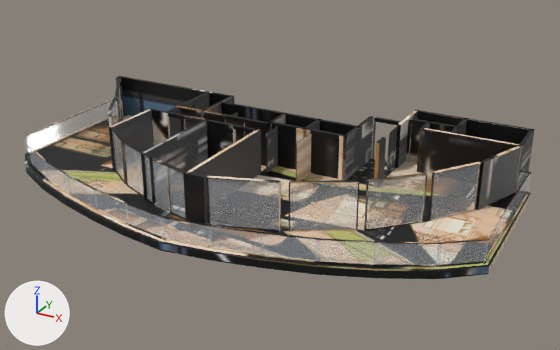
One commit to the glTF model _bake/glb/gol-14/model.glb: the scene before it, then after it.
The view is the same before and after, from a 50 mm lens placed at (17.51, -29.29, 15.14), pointed at (1.24, 0.3, 0.35). Lighting does not change. The marker at lower left points along +X, +Y and +Z. The first picture is the older version. Where no turn or scale is listed for an object, it has been applied to the vertices. Vertices at exactly the same position are counted once.
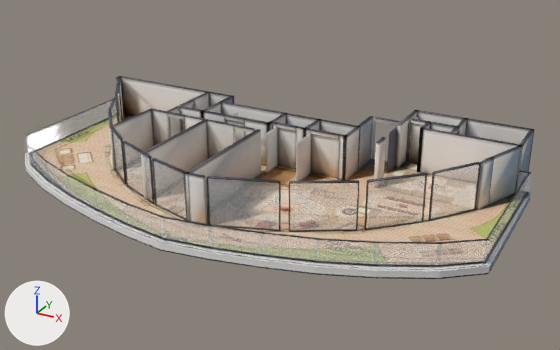
Changed parts and their boxes (x1, y1, x2, y2) in the pictures (560 x 350 px):
'Mesh_0', surface changed, reshaped
    both: (25, 76, 534, 279)
part 1 of me_mesh_0, deleted
    before: (167, 167, 171, 213)
part 2 of me_mesh_0, reshaped
    before: (167, 166, 187, 220)
    after: (152, 160, 187, 220)
part 3 of me_mesh_0, surface changed
    both: (25, 76, 534, 279)

Patch to the scene script:
```diff
--- a/_bake/glb/gol-14/model.glb.py
+++ b/_bake/glb/gol-14/model.glb.py
@@ mat_baked @@
 n3 = _N.new('ShaderNodeMapping'); n3.name = 'Mapping'
-n3.inputs[1].default_value = (0.00133, -13.49, 0.0)  # 'Location'
-n3.inputs[3].default_value = (15.96, 14.39, 1.0)  # 'Scale'
+n3.inputs[1].default_value = (0.00132, -12.87, 0.0)  # 'Location'
+n3.inputs[3].default_value = (15.96, 13.73, 1.0)  # 'Scale'
 n4 = _N.new('ShaderNodeUVMap'); n4.name = 'UV Map'
@@ me_mesh_0 @@
 # used by ob_mesh_0; location = (-12.09, 7.17, -0.36)
-me_mesh_0.from_pydata(...)  # 3562 vertices, 6244 faces; spans x 0.0..24.2, y -14.5..0.0, z 0.0..2.6
+me_mesh_0.from_pydata(...)  # 3522 vertices, 6172 faces; spans x 0.0..24.2, y -14.5..0.0, z 0.0..2.6
+# me_mesh_0 part 1: the loose piece of 8 vertices spanning x 10.7, y -12.1, z 0.4..2.6 is deleted
+# me_mesh_0 part 2
+# 26 vertices are removed from x 9.7..11.8, y -12.4..-11.7, z 0.4..2.6
+# 68 faces are deleted
+# 2 vertices move within x 9.7, y -11.8, z 0.4..2.6
+# 2 vertices are added at (11.8, -12.3, 2.6), (11.8, -12.3, 0.4)
+# 20 new faces join them
+# me_mesh_0 part 3: 3165 kept faces spanning x 0.0..24.2, y -14.5..0.0, z 0.0..2.6 get new texture (UV) coordinates
+# other edits to the shape of me_mesh_0 do not show in these pictures
 me_mesh_0.materials.append(mat_baked)
```
